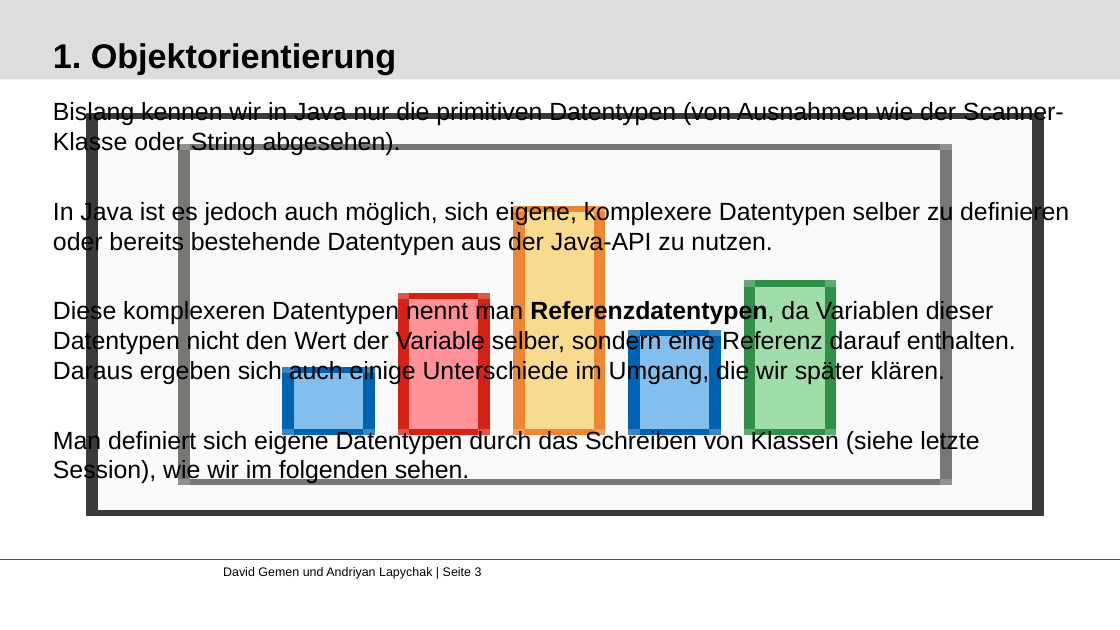
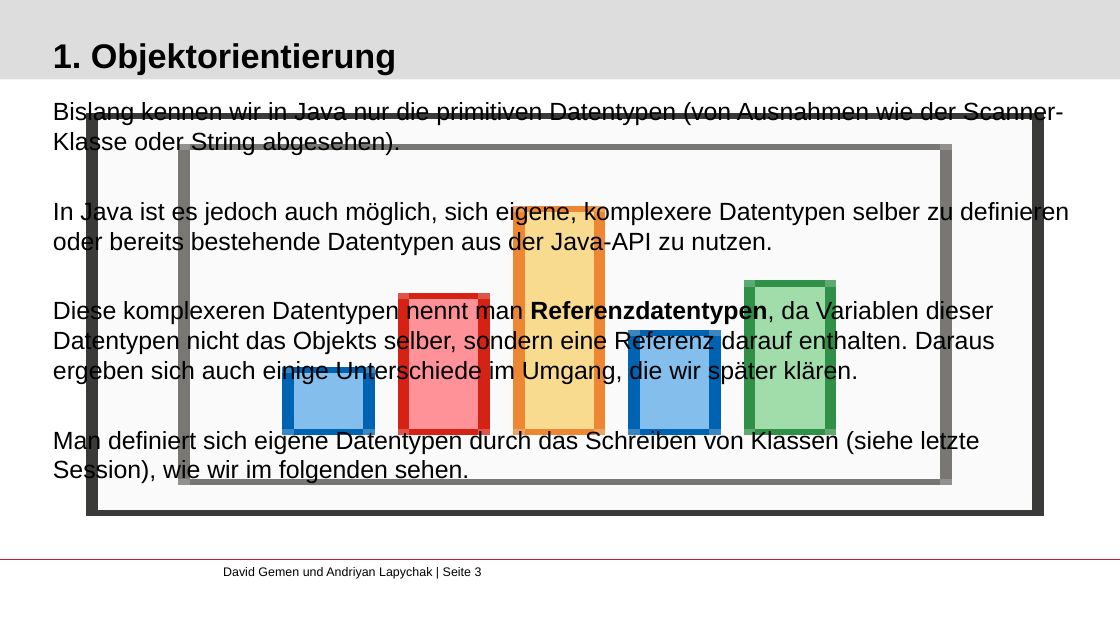
Before and after one commit to gemdav/Programmieren-1-Tutorium, a slide deck: slide 3 of slides/05_object_orientation.pptx. Drawn at 1120x630 pixels with LibreOffice and Linux fonts; fonts in the diff are those of the drawing; background and template pictures are left out. Boxes give left, top, right and bottom in pixels: in the first picture for what was removed or moved away, otherwise in the second. Text is boxed around its words. In the diff, an @@ line names an element or a change of style, - is before the commit and + after.

```diff
--- a/slides/05_object_orientation.pptx
+++ b/slides/05_object_orientation.pptx
@@ text at box(53, 299, 995, 385): text changed @@
-Diese komplexeren Datentypen nennt man Referenzdatentypen, da Variablen dieser Datentypen nicht den Wert der Variable selber, sondern eine Referenz darauf enthalten. Daraus ergeben sich auch einige Unterschiede im Umgang, die wir später klären.
+Diese komplexeren Datentypen nennt man Referenzdatentypen, da Variablen dieser Datentypen nicht das Objekts selber, sondern eine Referenz darauf enthalten. Daraus ergeben sich auch einige Unterschiede im Umgang, die wir später klären.
```
Also in this commit, not shown: 1 other slide changed.
